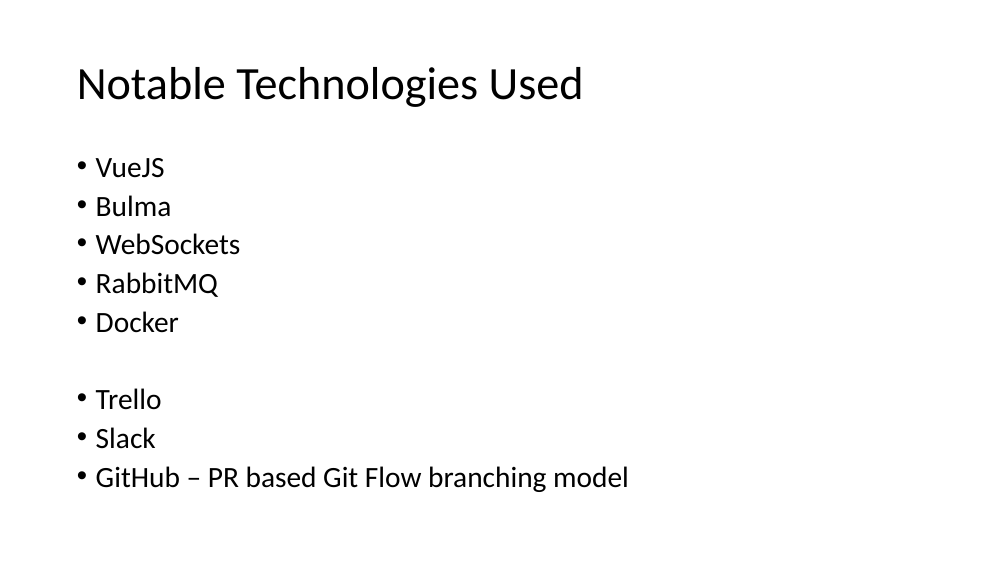
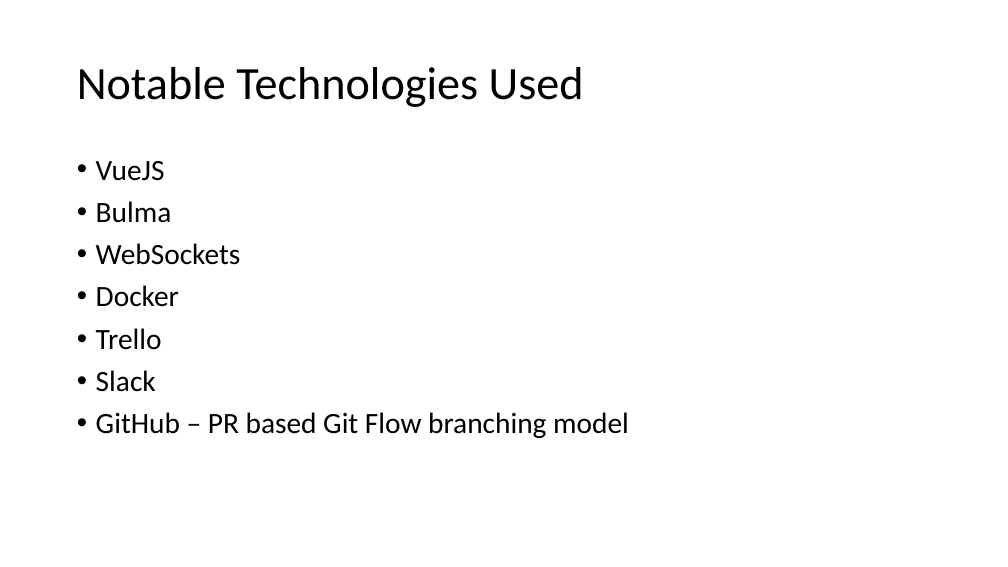
Before and after one commit to jonathangetachew/SoNet, a slide deck: slide 3 of docs/SoNet.pptx. Drawn at 1008x567 pixels with LibreOffice and Linux fonts; fonts in the diff are those of the drawing. Boxes give left, top, right and bottom in pixels: in the first picture for what was removed or moved away, otherwise in the second. Text is boxed around its words. In the diff, an @@ line names an element or a change of style, - is before the commit and + after.

Commit message:
Updated slides with latest changes.

```diff
--- a/docs/SoNet.pptx
+++ b/docs/SoNet.pptx
@@ text "VueJS" at (x1=96, y1=161, x2=629, y2=438): line spacing 0.8 to 0.9 @@
@@ text at (x1=96, y1=272, x2=218, y2=297): paragraph removed @@
-• RabbitMQ
```
